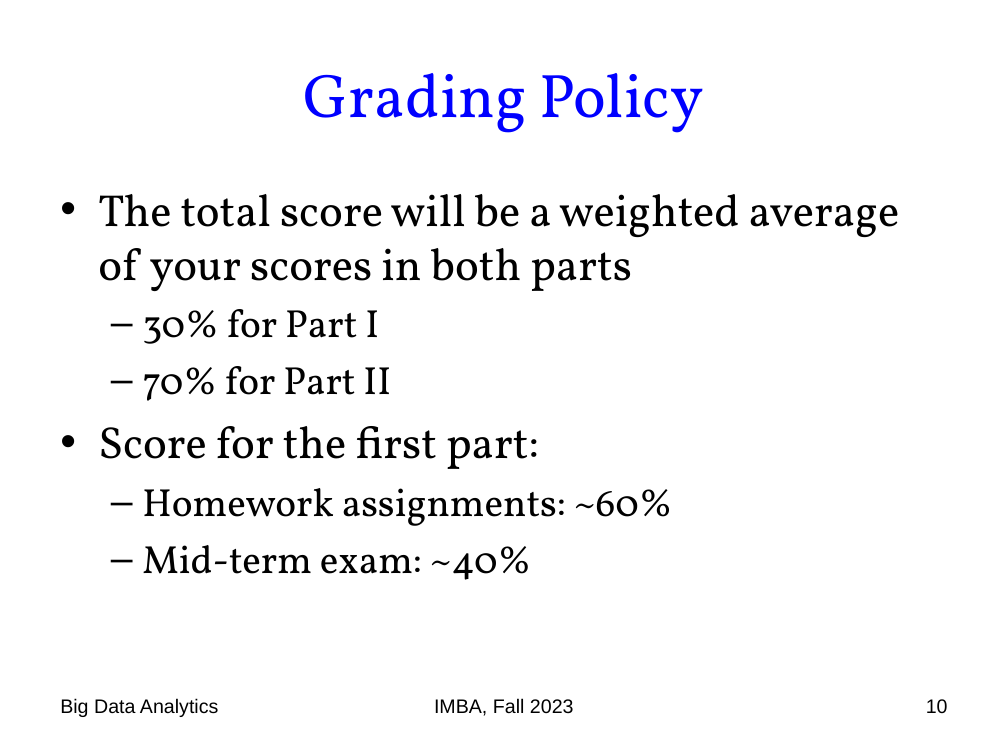
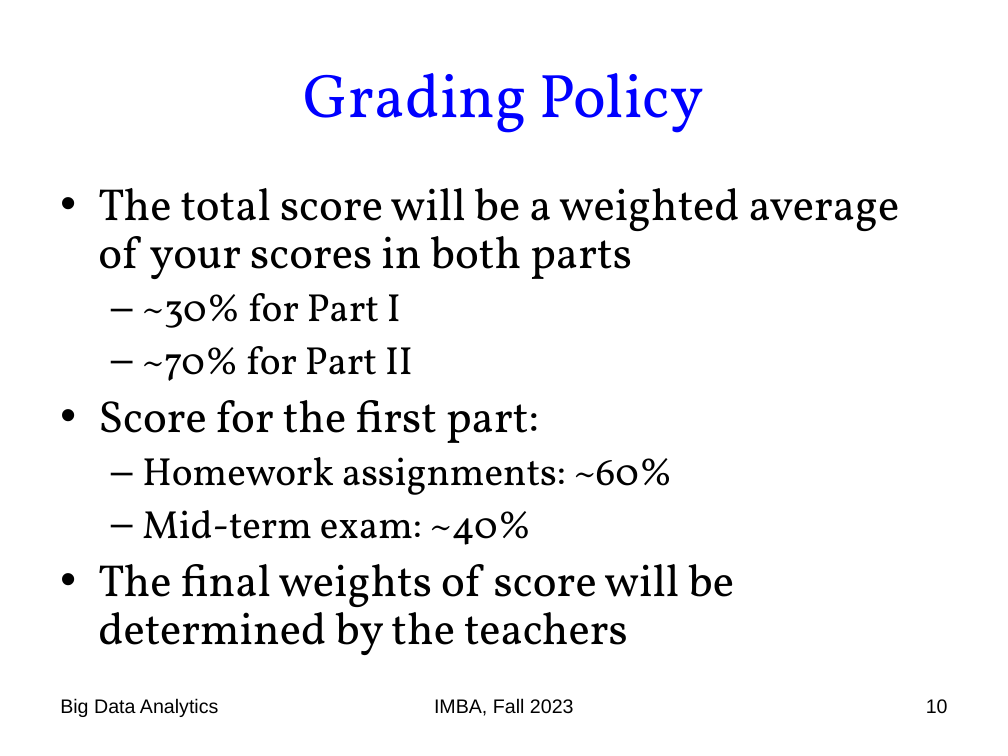
Before and after one commit to chriswjh/chriswjh.github.io, a slide deck: slide 10 of BDA_IFM/00-overview.ppt. Drawn at 1008x756 pixels with LibreOffice and Linux fonts; fonts in the diff are those of the drawing. Boxes give left, top, right and bottom in pixels: in the first picture for what was removed or moved away, otherwise in the second. Text is boxed around its words. In the diff, an @@ line names an element or a change of style, - is before the commit and + after.

```diff
--- a/BDA_IFM/00-overview.ppt
+++ b/BDA_IFM/00-overview.ppt
@@ text at (98,188,900,545): line spacing 1 to 0.9 @@
@@ text at (142,293,413,381): text changed @@
-  – 30% for Part I
-  – 70% for Part II
+  – ~30% for Part I
+  – ~70% for Part II
@@ text at (98,564,734,655): paragraph added @@
+• The final weights of score will be determined by the teachers
```
Also in this commit, not shown: 6 other slides changed.
